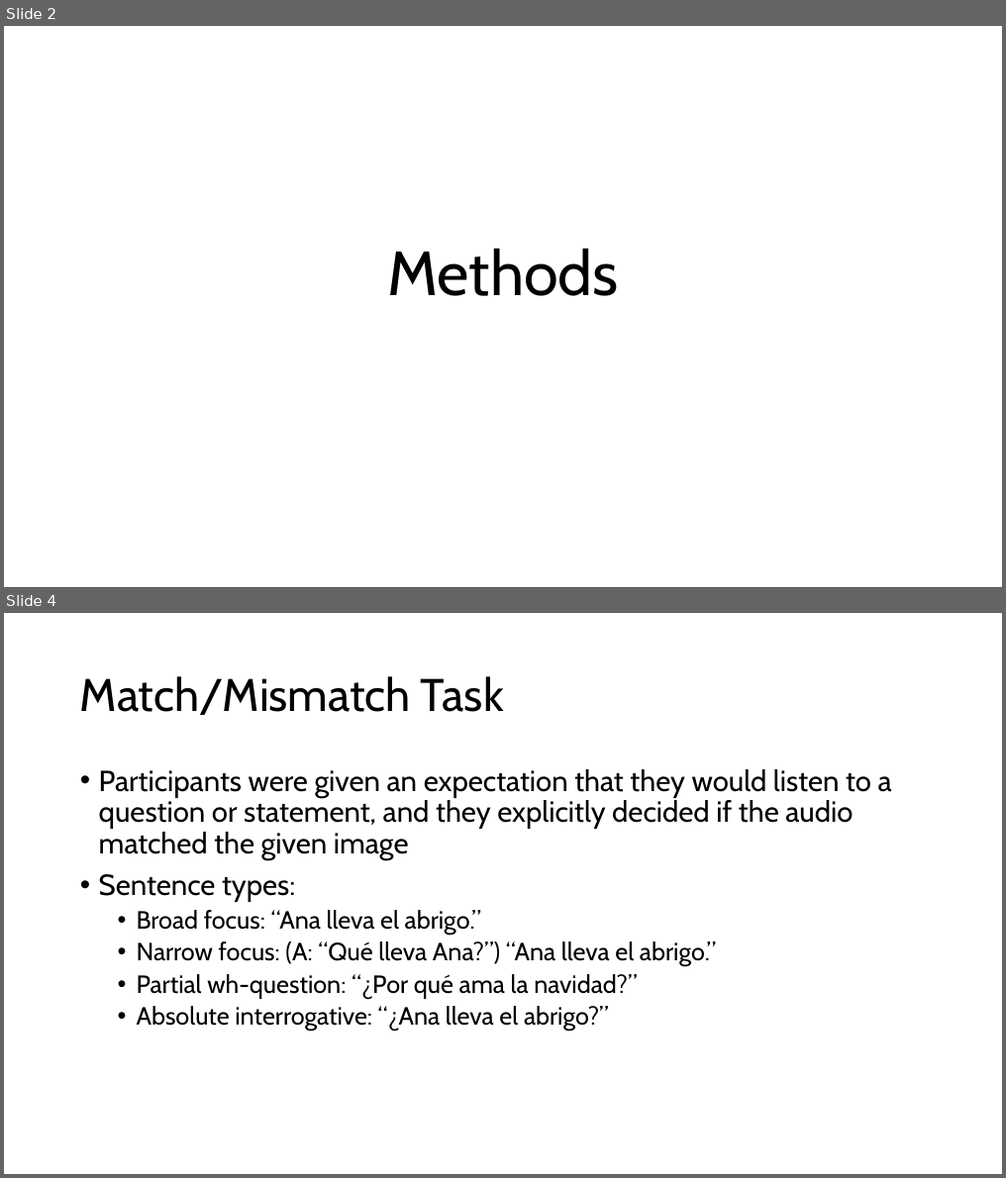
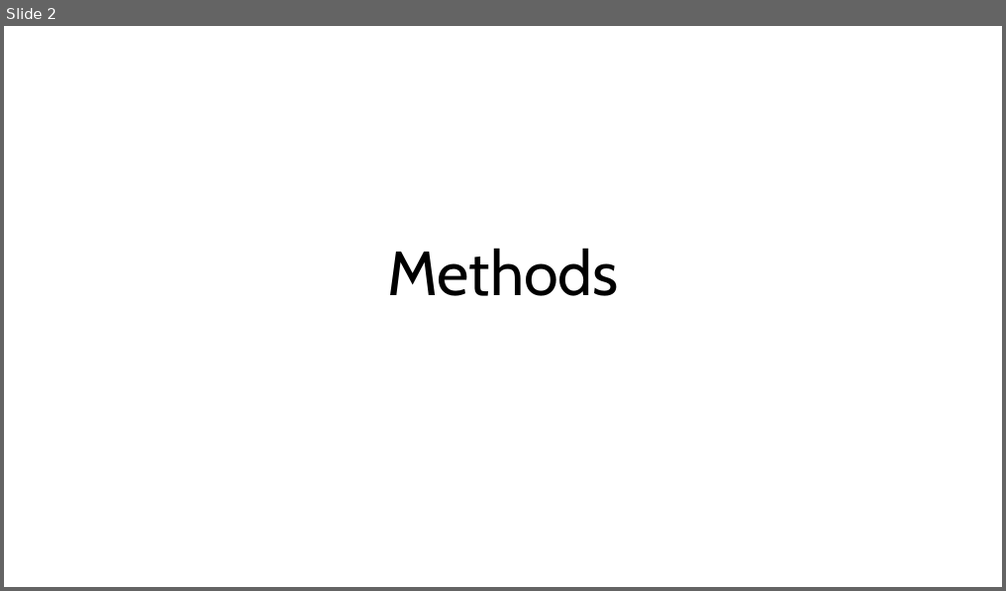
Before and after one commit to RobertEspo/neuro_int_emp, a slide deck: methods.pptx. Shown one above the other, each under a label of ours: slides 2 and 4 before the commit, slide 2 after it; the slides between them are not shown. The pictures are 1006x1178 and 1006x591 pixels, drawn with LibreOffice and Linux fonts; fonts in the diff are those of the drawing. Boxes give left, top, right and bottom in pixels: in the first picture for what was removed or moved away, otherwise in the second. Text is boxed around its words. In the diff, an @@ line names an element or a change of style, - is before the commit and + after.

```diff
--- a/methods.pptx
+++ b/methods.pptx
@@ slide 4 removed at [4, 613, 1002, 1174], background #FFFFFF @@
@@ title removed at [80, 676, 504, 715] @@
-Match/Mismatch Task
@@ text removed at [99, 769, 892, 1031] @@
-• Participants were given an expectation that they would listen to a question or statement, and they explicitly decided if the audio matched the given image
-• Sentence types:
-  • Broad focus: “Ana lleva el abrigo.”
-  • Narrow focus: (A: “Qué lleva Ana?”) “Ana lleva el abrigo.”
-  • Partial wh-question: “¿Por qué ama la navidad?”
-  • Absolute interrogative: “¿Ana lleva el abrigo?”
```
Also in this commit, not shown: 5 slides changed, 3 slides added, 3 other slides removed, 1 other file.
